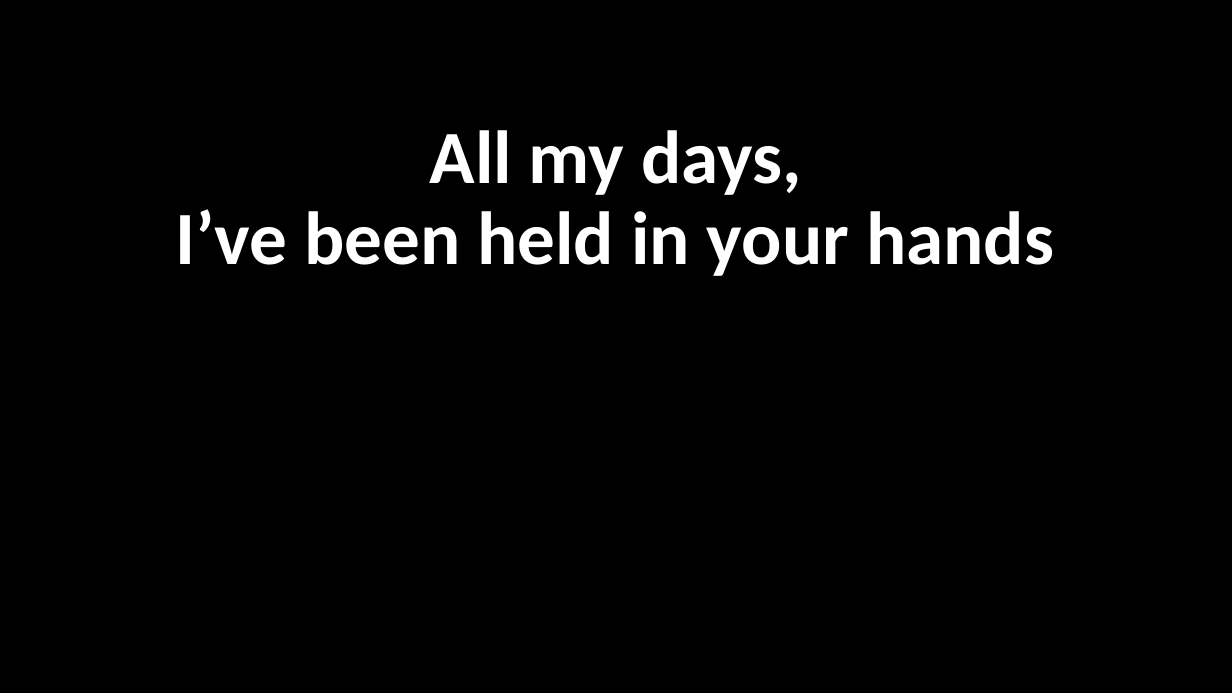
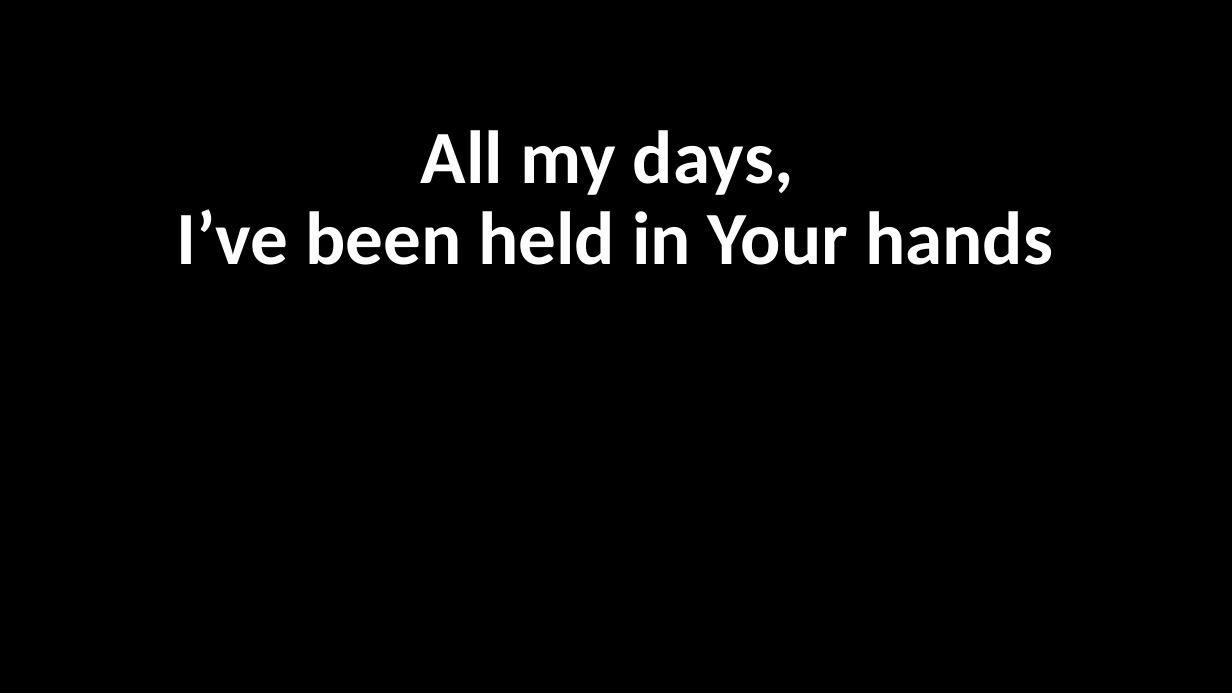
Before and after one commit to rwm6857/GraceChords, a slide deck: slide 3 of public/pptx/goodness_of_god.pptx. Drawn at 1232x693 pixels with LibreOffice and Linux fonts; fonts in the diff are those of the drawing. Boxes give left, top, right and bottom in pixels: in the first picture for what was removed or moved away, otherwise in the second. Text is boxed around its words. In the diff, an @@ line names an element or a change of style, - is before the commit and + after.

```diff
--- a/public/pptx/goodness_of_god.pptx
+++ b/public/pptx/goodness_of_god.pptx
@@ text at (177, 209, 1053, 265): text changed @@
-I’ve been held in your hands
+I’ve been held in Your hands
```
Also in this commit, not shown: 5 other slides changed, 19 other files.
